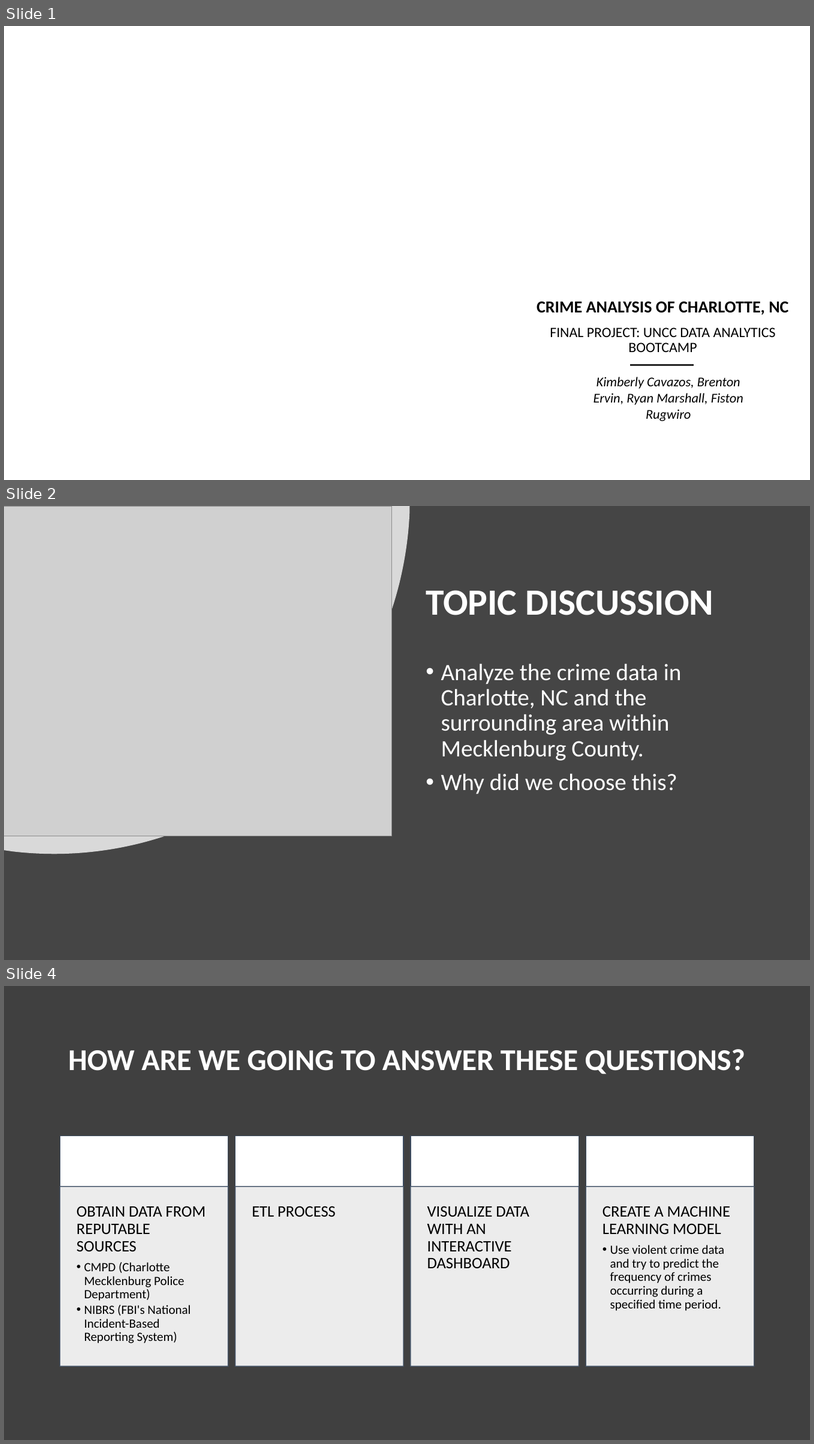
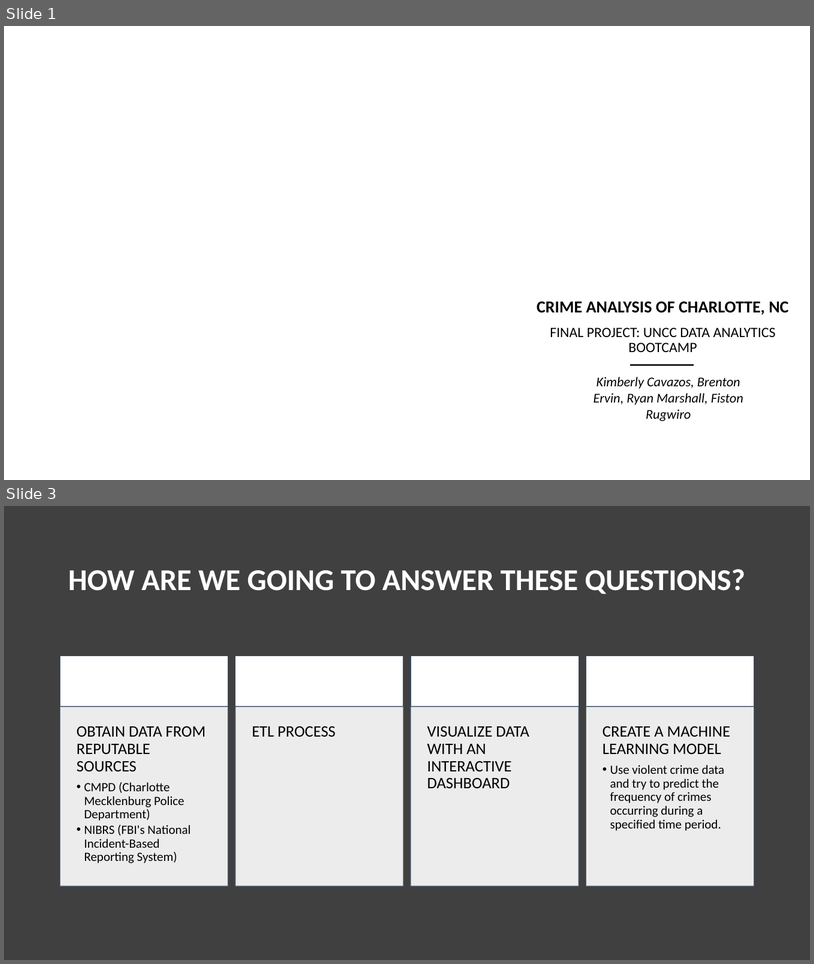
Before and after one commit to Kcav18/Final_Project, a slide deck: Final Presentation.pptx. Shown one above the other, each under a label of ours: slides 1, 2 and 4 before the commit, slides 1 and 3 after it; the slides between them are not shown. The pictures are 814x1444 and 814x964 pixels, drawn with LibreOffice and Linux fonts; fonts in the diff are those of the drawing; grey boxes stand for pictures; background and template pictures are left out. Boxes give left, top, right and bottom in pixels: in the first picture for what was removed or moved away, otherwise in the second. Text is boxed around its words. In the diff, an @@ line names an element or a change of style, - is before the commit and + after.

```diff
--- a/Final Presentation.pptx
+++ b/Final Presentation.pptx
@@ slide 2 removed at (4,506,810,960), background #454545 @@
@@ freeform shape removed at (4,506,410,854) @@
@@ picture removed at (4,506,392,835) @@
@@ title removed at (426,590,714,615) @@
-TOPIC DISCUSSION
@@ text removed at (441,664,682,794) @@
-• Analyze the crime data in Charlotte, NC and the surrounding area within Mecklenburg County.
-• Why did we choose this?
@@ what was slide 4 is now slide 3 @@
```
Also in this commit, not shown: 4 slides changed.
